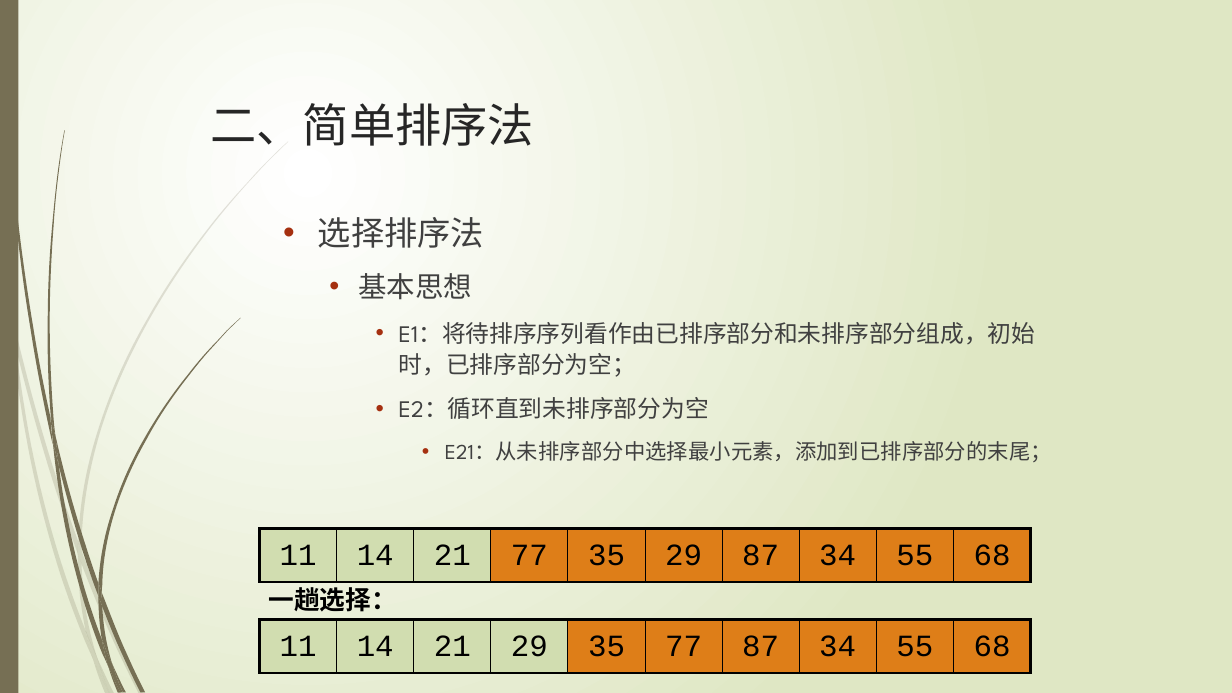
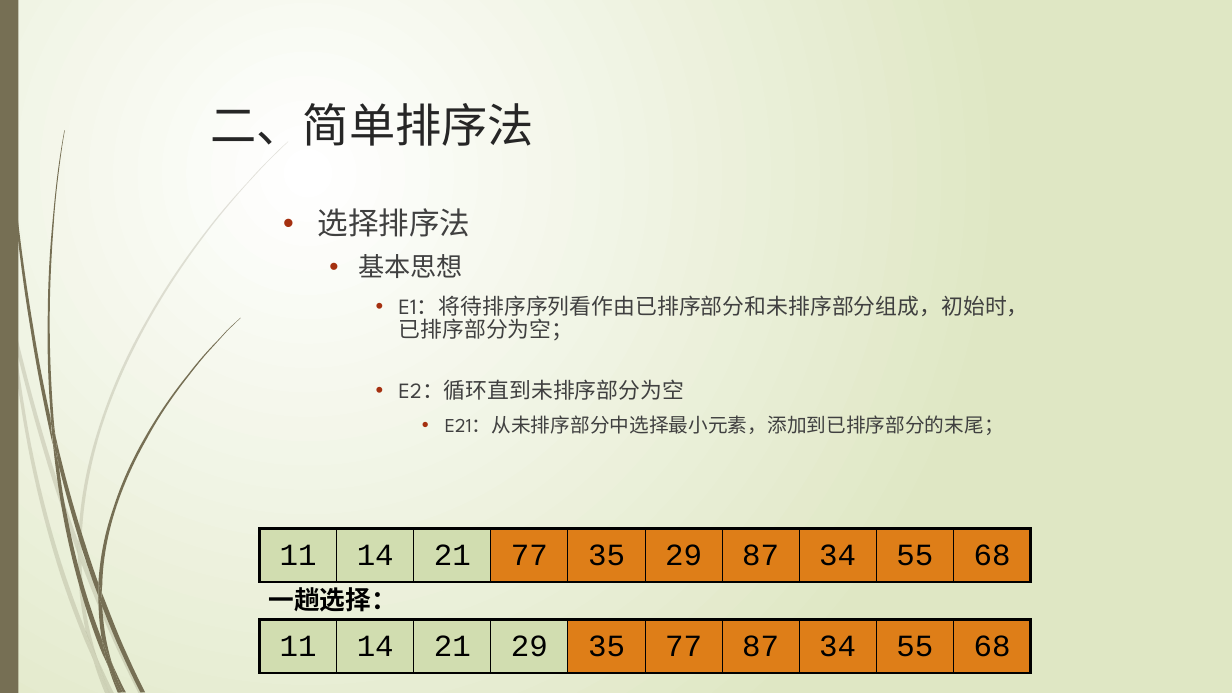
Before and after one commit to TeacherPeng/Datastruct, a slide deck: slide 5 of 教案/第09章 内排序.pptx (slide 3 before the commit). Drawn at 1232x693 pixels with LibreOffice and Linux fonts; fonts in the diff are those of the drawing. Boxes give left, top, right and bottom in pixels: in the first picture for what was removed or moved away, otherwise in the second. Text is boxed around its words. In the diff, an @@ line names an element or a change of style, - is before the commit and + after.

```diff
--- a/教案/第09章 内排序.pptx
+++ b/教案/第09章 内排序.pptx
@@ text "选择排序法" at [318, 208, 1029, 435]: size 25.9 to 23.8 pt in "选择排序法"; size 22.2 to 20.4 pt in "基本思想"; size 18.5 to 17 pt in "E1：将待排序序列看作由已排序部分和未排序部分组成，初始时，已排序部分为空；", "E2：循环直到未排序部分为空"; size 16.6 to 15.3 pt in "E21：从未排序部分中选择最小元素，添加到已排序部分的末尾；"; line spacing 1.1 to 0.9; line spacing 1.1 to 1.8 @@
```
Also in this commit, not shown: 4 other slides changed, 2 slides added.
